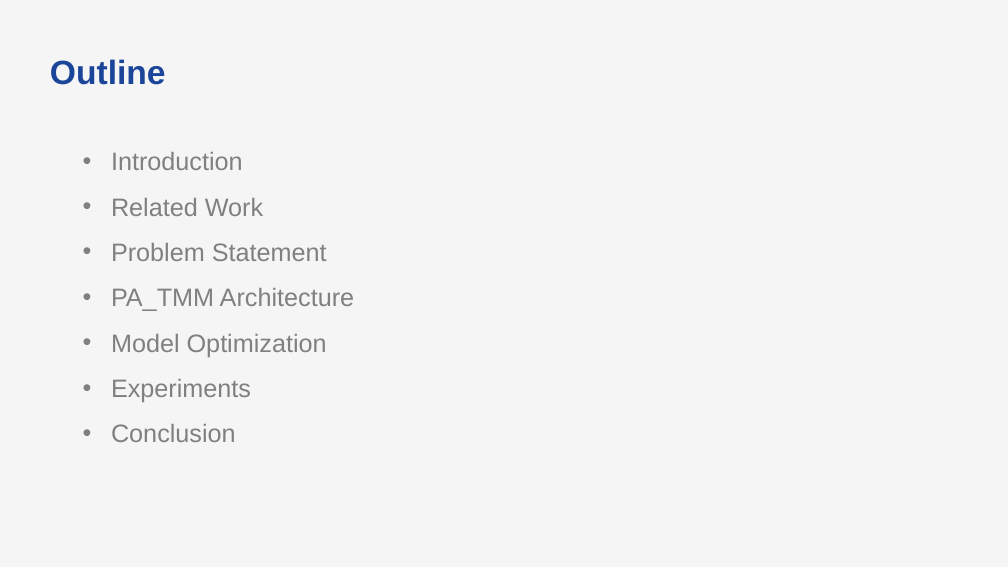
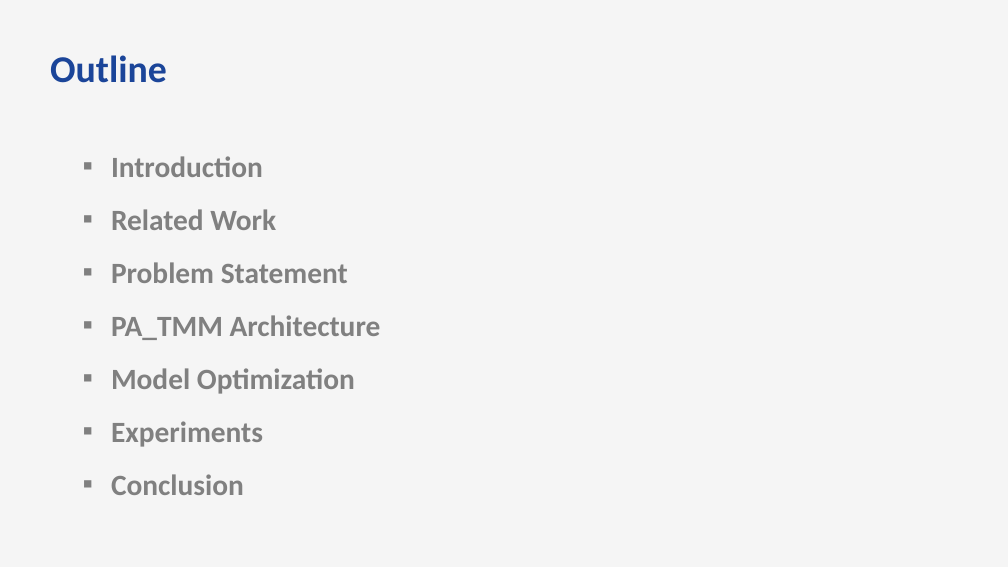
Before and after one commit to bts1991/study, a slide deck: slide 2 of 논문 Review/Others/paper_review.pptx. Drawn at 1008x567 pixels with LibreOffice and Linux fonts; fonts in the diff are those of the drawing. Boxes give left, top, right and bottom in pixels: in the first picture for what was removed or moved away, otherwise in the second. Text is boxed around its words. In the diff, an @@ line names an element or a change of style, - is before the commit and + after.

```diff
--- a/논문 Review/Others/paper_review.pptx
+++ b/논문 Review/Others/paper_review.pptx
@@ text "Outline" at bbox=[50, 55, 167, 83]: size 32 to 36 pt, font Arial to Calibri @@
@@ text "Introduction" at bbox=[111, 156, 381, 495]: size 24 to 28 pt, font Arial to Calibri, bold on; bullet • to ▪ @@
```
Also in this commit, not shown: 3 other slides changed, 10 slides added, 1 slide removed, 1 other file.
